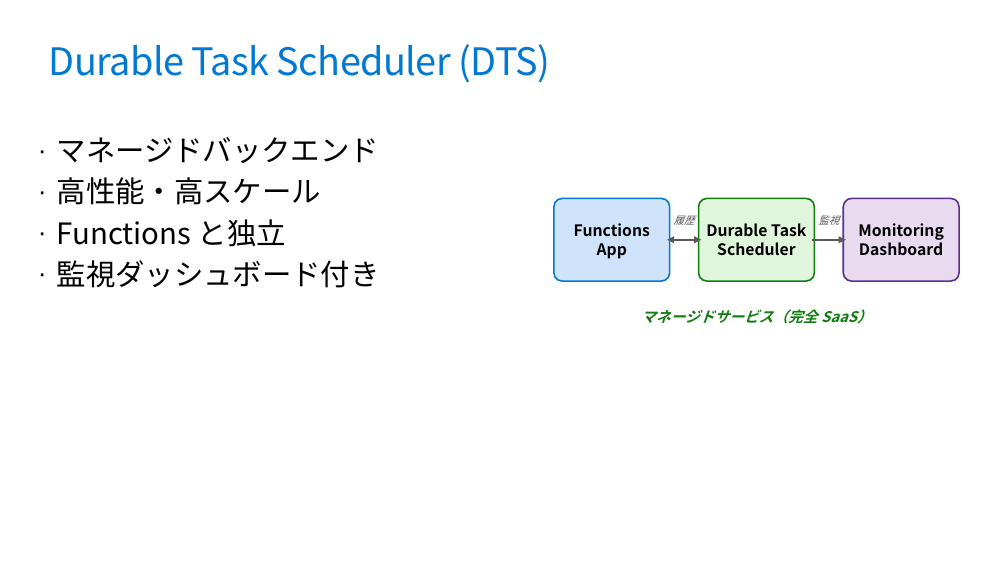
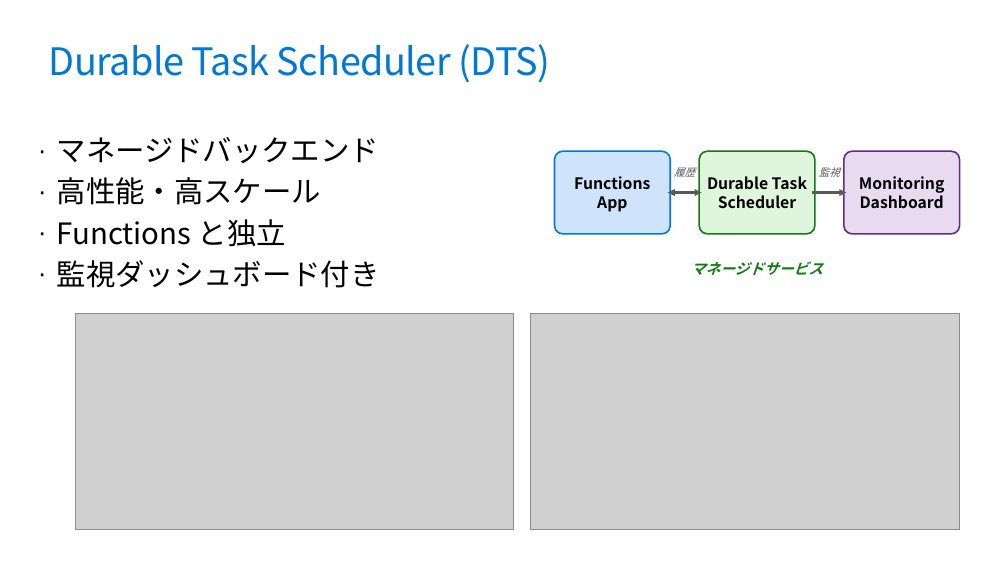
Before and after one commit to runceel/yonayona-durable, a slide deck: slide 16 of slides/slides.pptx (slide 15 before the commit). Drawn at 1008x567 pixels with LibreOffice and Linux fonts; fonts in the diff are those of the drawing; grey boxes stand for pictures; background and template pictures are left out. Boxes give left, top, right and bottom in pixels: in the first picture for what was removed or moved away, otherwise in the second. Text is boxed around its words. In the diff, an @@ line names an element or a change of style, - is before the commit and + after.

```diff
--- a/slides/slides.pptx
+++ b/slides/slides.pptx
@@ text "履歴": place and size @@
-text "履歴" at bbox=[674, 215, 695, 225]
+text "履歴" at bbox=[674, 167, 695, 177]
@@ text "監視": place and size @@
-text "監視" at bbox=[818, 215, 839, 225]
+text "監視" at bbox=[819, 167, 840, 177]
@@ 3 rounded rectangles, 1 arrow, 1 double arrow: place and size @@
-3 rounded rectangles, 1 arrow, 1 double arrow at bbox=[554, 198, 959, 281]
+3 rounded rectangles, 1 arrow, 1 double arrow at bbox=[554, 151, 960, 234]
@@ text at bbox=[691, 261, 823, 275]: text changed @@
-マネージドサービス（完全 SaaS）
+マネージドサービス
@@ picture added at bbox=[76, 313, 513, 529] @@
@@ picture added at bbox=[531, 313, 960, 529] @@
```
Also in this commit, not shown: 9 other slides changed, 1 slide added, 1 other file.
